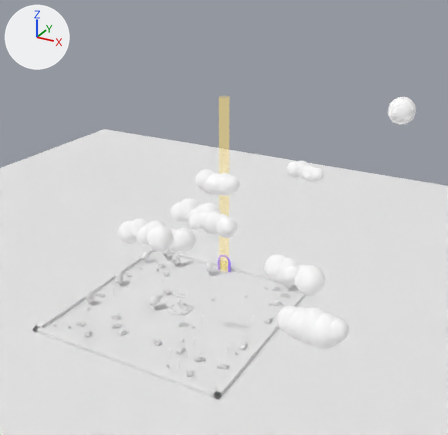
Two versions of the glTF model godot/models/levels/03-carPark.glb, one commit apart.
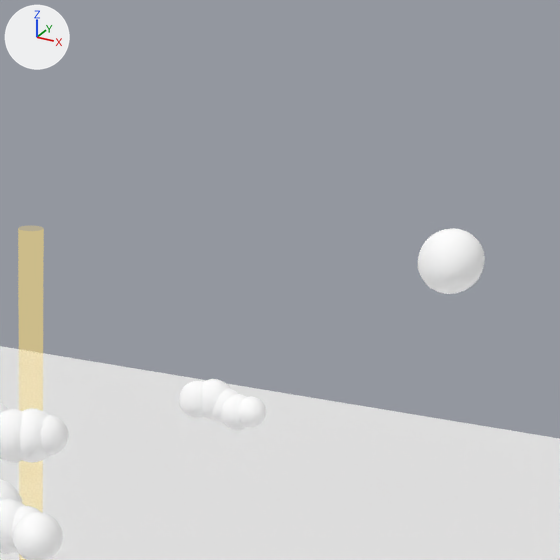
Each version is shown whole from a camera (50 mm lens) standing at (121.1, -182.8, 136.6) and looking at (17.7, 5.2, 42.6), then close up on the part from 47% to 100% of the width and 0% to 55% of the height. Arrows for +X, +Y and +Z are at upper left; the lights stay in place. The last two pictures show the newer version. Where no turn or scale is listed for an object, it has been applied to the vertices.

The first close-up shows 'beam', 'big (lit, no shadow)', 'square -1,-2 (glow, no shadow)', 'square 0,-2 (glow, no shadow)', 'square 0,-4 (glow, no shadow)', 'square 1,-4 (glow, no shadow)', 'square 1,0 (glow, no shadow)', 'square 3,-5 (glow, no fog, no shadow)' and 1 more.
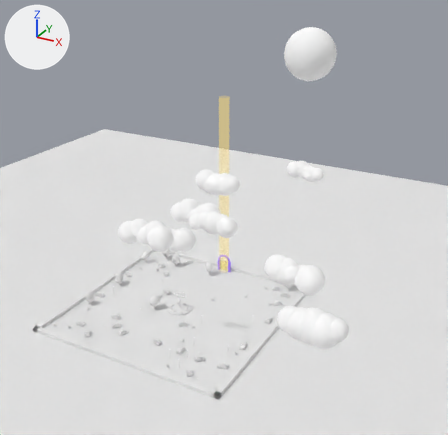
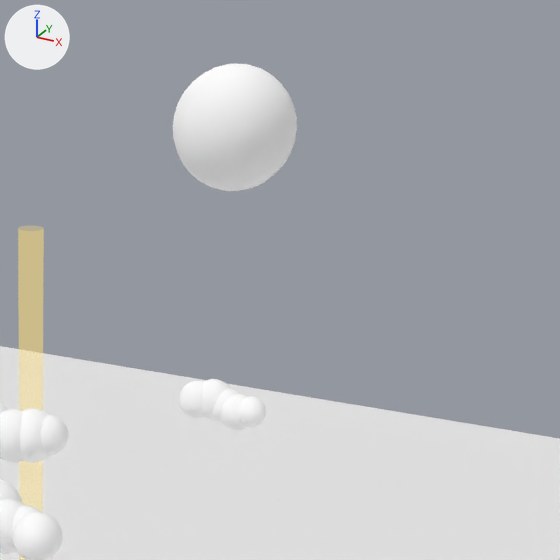
Edits to the bpy script that builds the scene:
```text
Add me_mesh_12_1:
    me_mesh_12_1.from_pydata(...)  # a UV sphere (20 segments, 16 rings, poles along z) spanning x 62.13..74.13, y -51.42..-39.42, z 107.55..119.55
    me_mesh_12_1.materials.append(mat_glow__no_fog__no_shadow)  # its picture is missing
Remove ob_square_3__5__glow__no_fog__no_shadow:
    ob_square_3__5__glow__no_fog__no_shadow = bpy.data.objects.new('square 3,-5 (glow, no fog, no shadow)', me_mesh_12)
    ob_square_3__5__glow__no_fog__no_shadow.location = (0.0, 0.0, 0.0)
Add ob_square_3_2__glow__no_fog__no_shadow:
    ob_square_3_2__glow__no_fog__no_shadow = bpy.data.objects.new('square 3,2 (glow, no fog, no shadow)', me_mesh_12_1)
    ob_square_3_2__glow__no_fog__no_shadow.location = (0.0, 0.0, 0.0)
```

Pixel boxes [x1, y1, x2, y2] of what changed, in the close-ups (560 x 560 px):
'square 3,2 (glow, no fog, no shadow)', added: after [173, 64, 297, 191]
'square 3,-5 (glow, no fog, no shadow)', deleted: before [418, 228, 485, 294]
